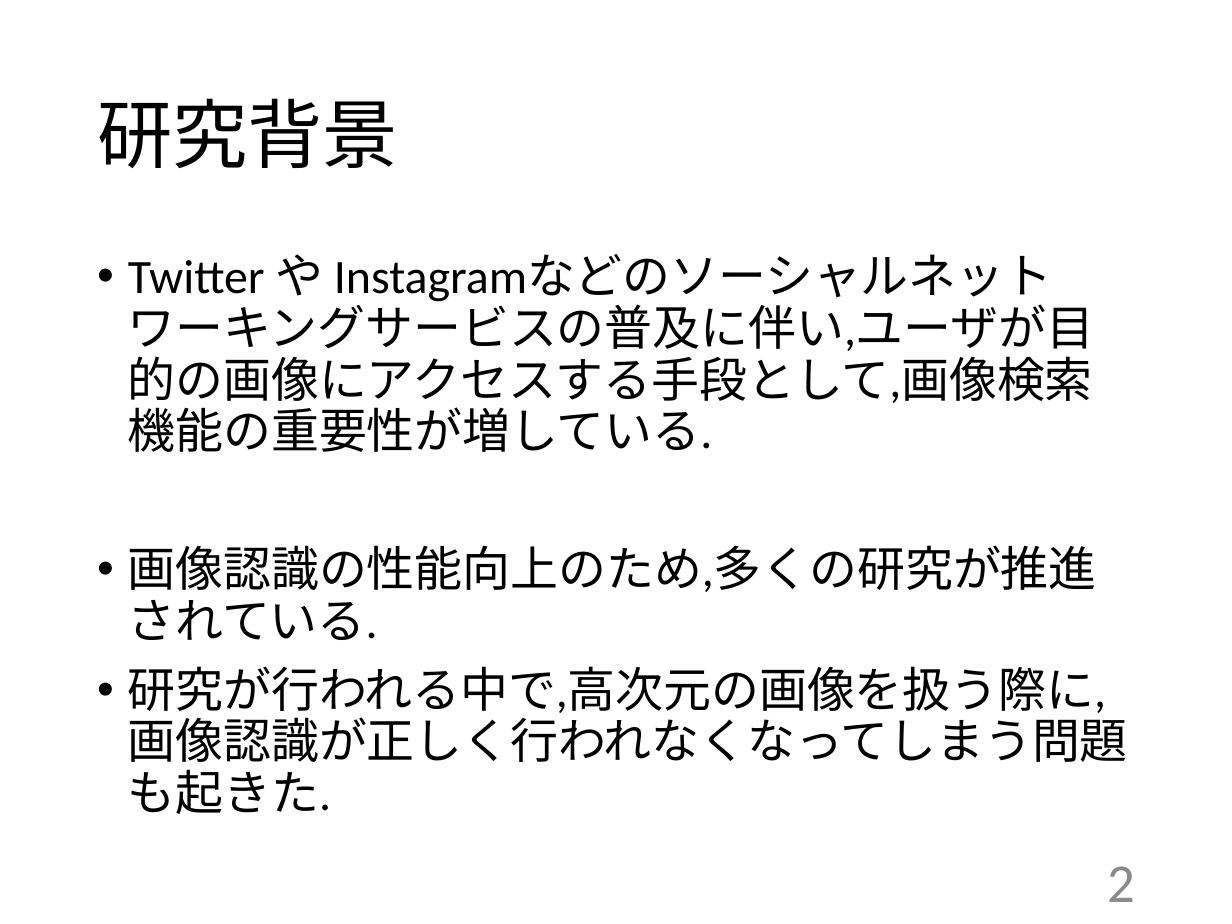
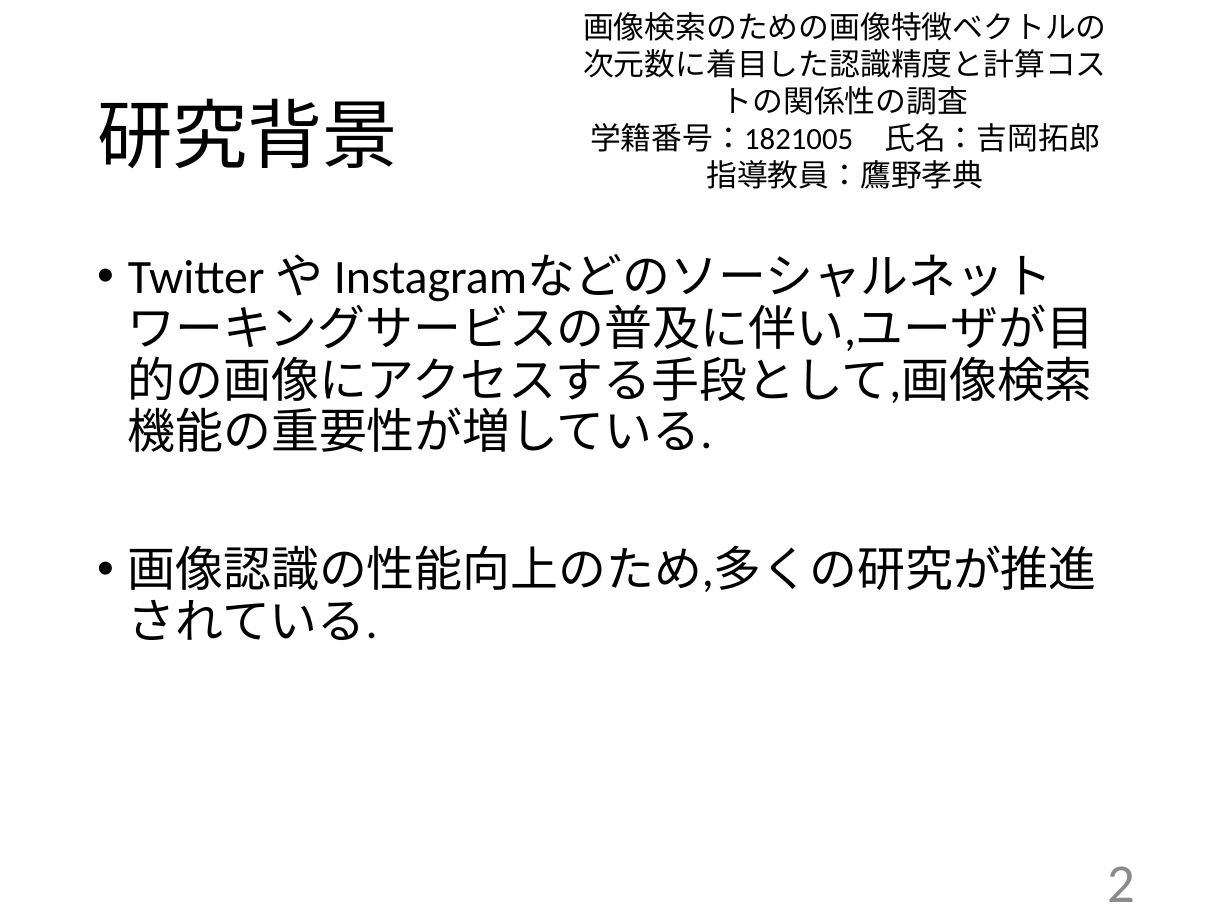
Before and after one commit to kait-takanolab/1821005-yoshioka-thesis, a slide deck: slide 2 of 1821005_中間発表.pptx. Drawn at 1232x924 pixels with LibreOffice and Linux fonts; fonts in the diff are those of the drawing. Boxes give left, top, right and bottom in pixels: in the first picture for what was removed or moved away, otherwise in the second. Text is boxed around its words. In the diff, an @@ line names an element or a change of style, - is before the commit and + after.

```diff
--- a/1821005_中間発表.pptx
+++ b/1821005_中間発表.pptx
@@ text added at (x1=583, y1=12, x2=1107, y2=189), 18 pt, text #000000 @@
+画像検索のための画像特徴ベクトルの次元数に着目した認識精度と計算コストの関係性の調査
+学籍番号：1821005 氏名：吉岡拓郎
+指導教員：鷹野孝典
@@ text at (x1=128, y1=666, x2=1128, y2=814): paragraph removed @@
-• 研究が行われる中で,高次元の画像を扱う際に,画像認識が正しく行われなくなってしまう問題も起きた.
```
Also in this commit, not shown: 3 other slides changed.
